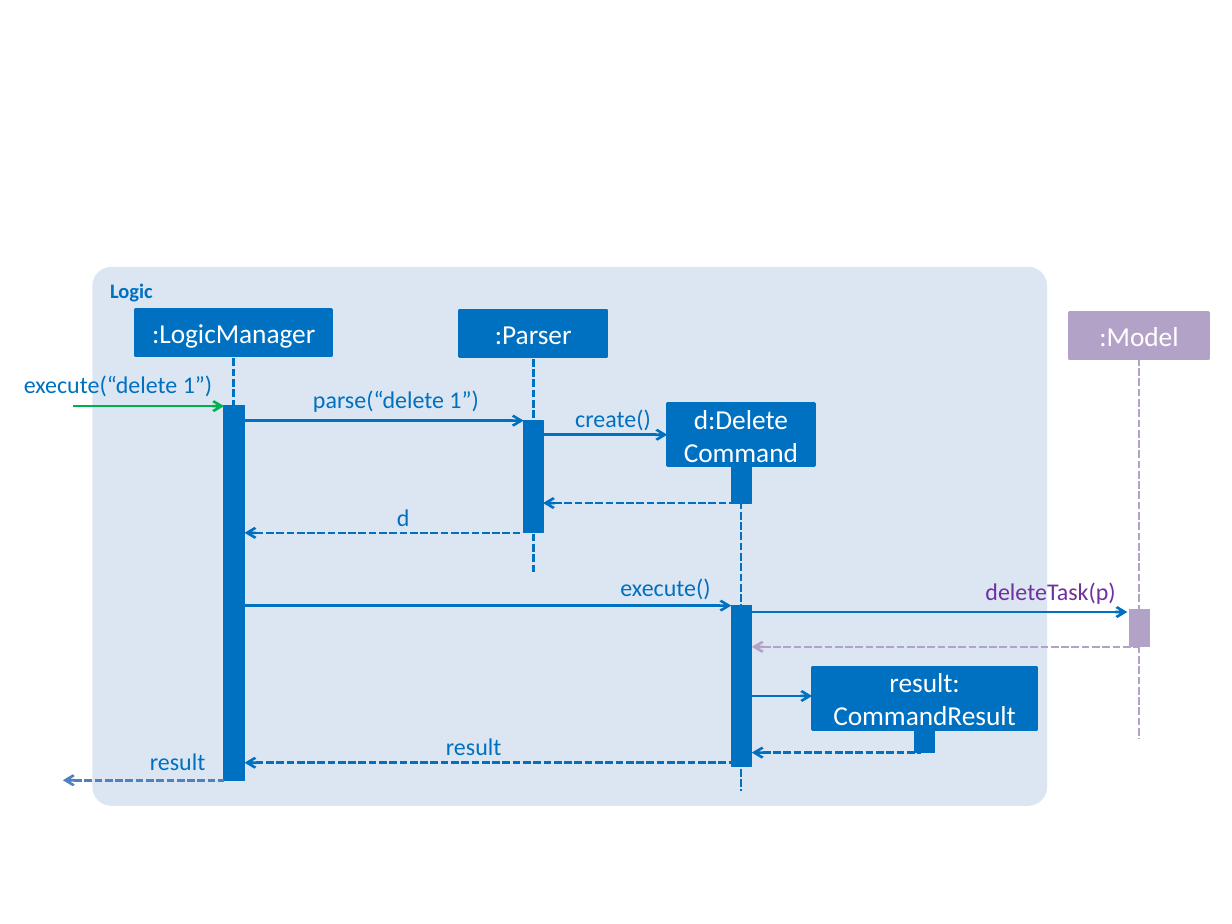
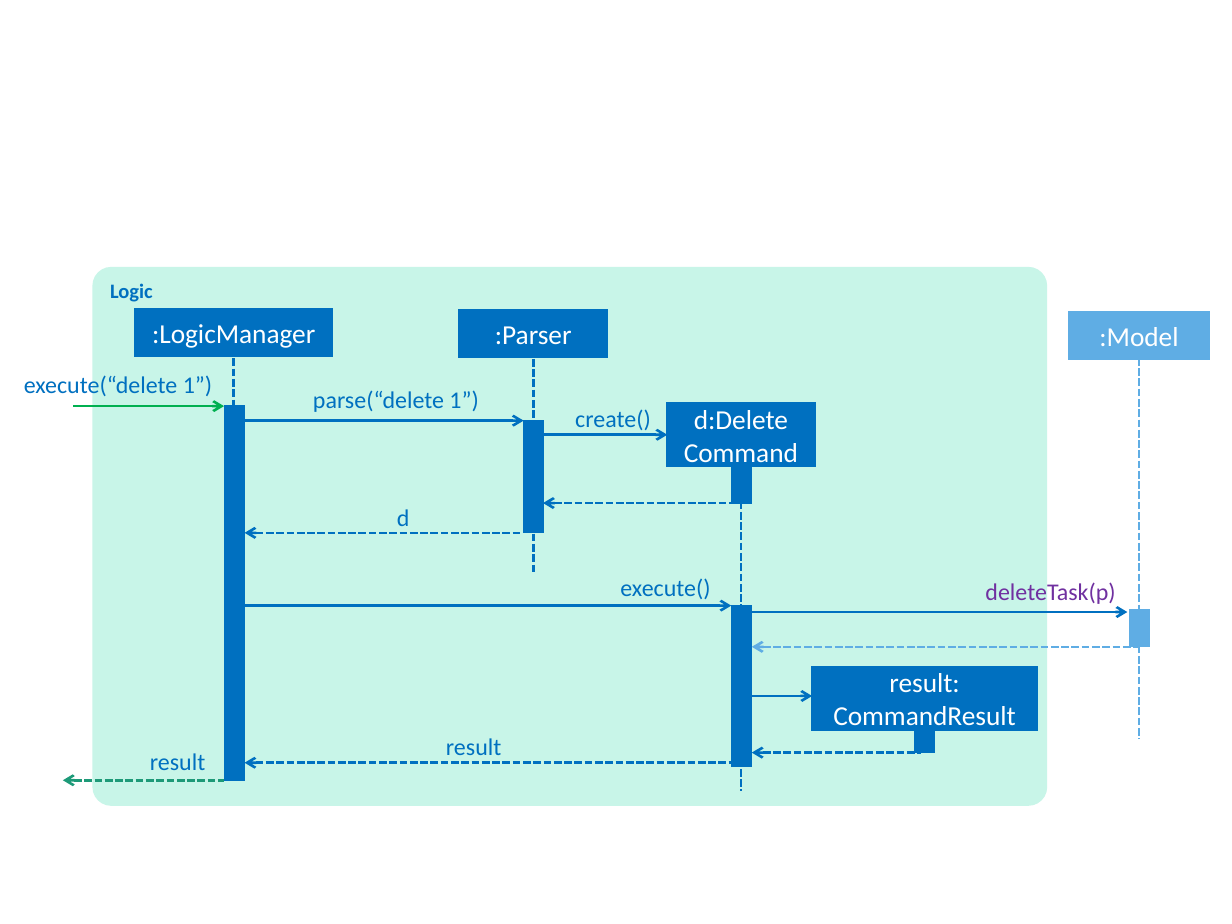
Before and after one commit to nus-cs2103-AY1617S1/addressbook-level4, a slide deck: slide 7 of docs/diagrams/Diagrams.pptx (slide 6 before the commit). Drawn at 1232x924 pixels with LibreOffice and Linux fonts; fonts in the diff are those of the drawing. Boxes give left, top, right and bottom in pixels: in the first picture for what was removed or moved away, otherwise in the second. Text is boxed around its words. In the diff, an @@ line names an element or a change of style, - is before the commit and + after.

```diff
--- a/docs/diagrams/Diagrams.pptx
+++ b/docs/diagrams/Diagrams.pptx
@@ rounded rectangle "Logic" at [92,267,1047,806]: fill #DCE6F2 to #C8F5E8 @@
@@ rectangle ":Model" at [1069,312,1209,359]: fill #B3A2C7 to #5FADE4; outline #B3A2C7 1.5 pt to #5FADE4 1.5 pt @@
@@ line (1140, 357) - (1140, 739): stroke #B3A2C7 1.5 pt dashed to #5FADE4 1.5 pt dashed @@
@@ rectangle at [1130,610,1151,647]: fill #B3A2C7 to #5FADE4; outline #B3A2C7 0.75 pt to #5FADE4 0.5 pt @@
@@ arrow (752, 647) - (1140, 647): stroke #B3A2C7 1.5 pt dashed to #5FADE4 1.5 pt dashed @@
@@ outline #0070C0 0.75 pt to #0070C0 0.5 pt in 5 elements at [224,405,245,780], [524,420,543,532], [732,466,753,503], [732,606,753,766], [914,729,935,753] @@
@@ arrow (63, 780) - (224, 780): stroke #4F81BD 1.5 pt dashed to #1D9A78 1.5 pt dashed @@
```
Also in this commit, not shown: 7 other slides changed, 1 slide added, 20 other files.
